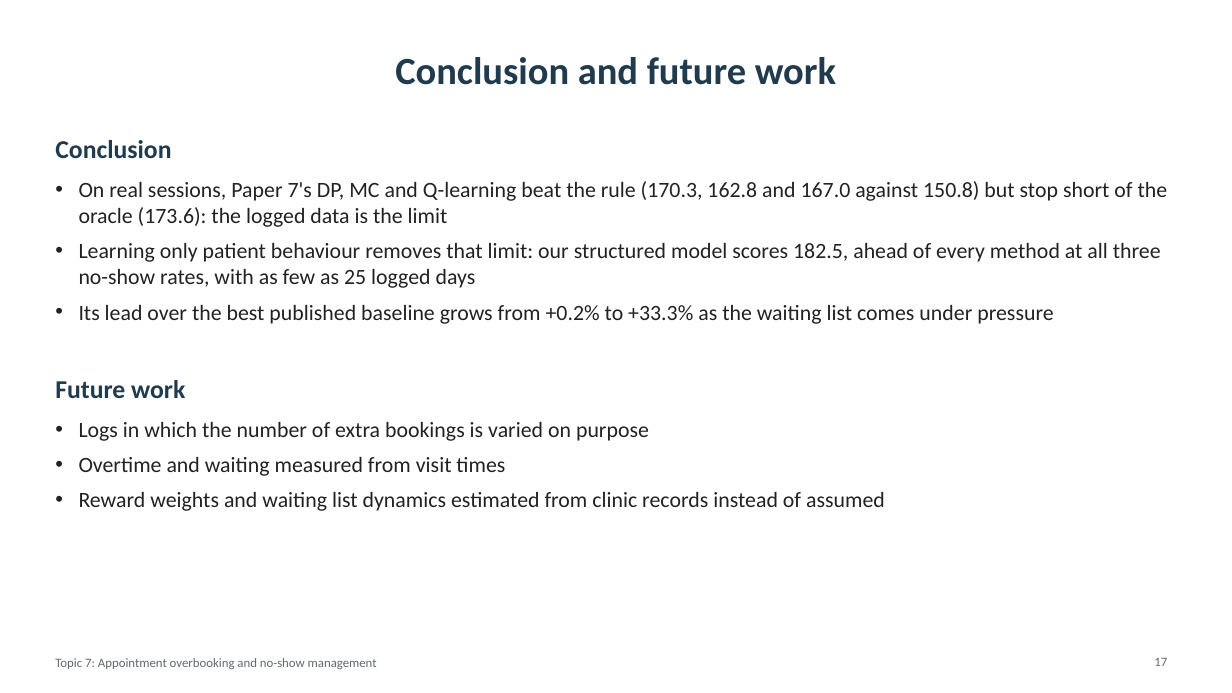
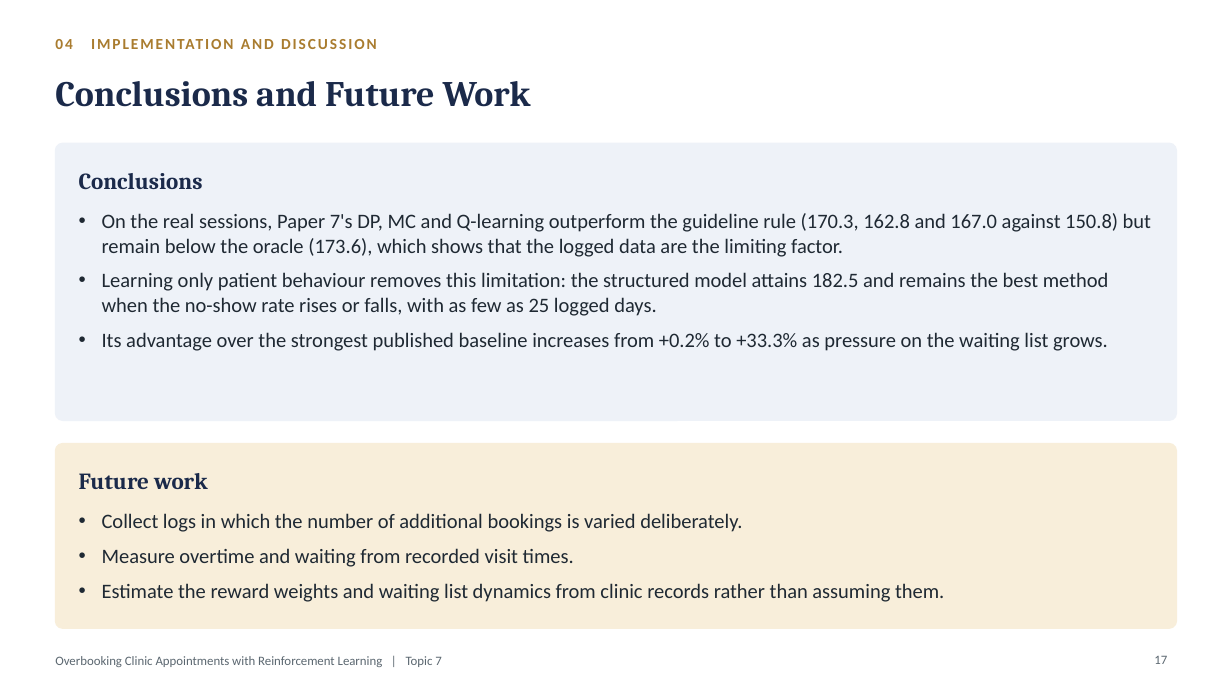
Before and after one commit to Nagasai-Datta/ml_lab, a slide deck: slide 17 of topic7/presentation/Topic7_Overbooking_Presentation.pptx. Drawn at 1232x693 pixels with LibreOffice and Linux fonts; fonts in the diff are those of the drawing. Boxes give left, top, right and bottom in pixels: in the first picture for what was removed or moved away, otherwise in the second. Text is boxed around its words. In the diff, an @@ line names an element or a change of style, - is before the commit and + after.

Commit message:
Presentation: formal wording and a new template

```diff
--- a/topic7/presentation/Topic7_Overbooking_Presentation.pptx
+++ b/topic7/presentation/Topic7_Overbooking_Presentation.pptx
@@ text added at bbox=[55, 39, 317, 107], 12 pt, text #A97C2F, bold @@
+04 IMPLEMENTATION AND DISCUSSION
@@ title at bbox=[55, 81, 531, 107]: text changed; size 30 to 28 pt; font Calibri to Cambria; text colour #1F3B4D to #1B2A4A @@
-Conclusion and future work
+Conclusions and Future Work
@@ text removed at bbox=[55, 140, 171, 158] @@
-Conclusion
@@ rounded rectangle added at bbox=[55, 143, 1177, 421], fill #EEF2F8, outline #EEF2F8 1 pt @@
@@ text added at bbox=[79, 173, 203, 190], 18 pt, text #1B2A4A, bold @@
+Conclusions
@@ text at bbox=[102, 213, 1151, 351]: text changed; size 17 to 16 pt; text colour #222222 to #1F2933 @@
-• On real sessions, Paper 7's DP, MC and Q-learning beat the rule (170.3, 162.8 and 167.0 against 150.8) but stop short of the oracle (173.6): the logged data is the limit
-• Learning only patient behaviour removes that limit: our structured model scores 182.5, ahead of every method at all three no-show rates, with as few as 25 logged days
-• Its lead over the best published baseline grows from +0.2% to +33.3% as the waiting list comes under pressure
+• On the real sessions, Paper 7's DP, MC and Q-learning outperform the guideline rule (170.3, 162.8 and 167.0 against 150.8) but remain below the oracle (173.6), which shows that the logged data are the limiting factor.
+• Learning only patient behaviour removes this limitation: the structured model attains 182.5 and remains the best method when the no-show rate rises or falls, with as few as 25 logged days.
+• Its advantage over the strongest published baseline increases from +0.2% to +33.3% as pressure on the waiting list grows.
@@ rounded rectangle added at bbox=[55, 444, 1177, 628], fill #F8EEDA, outline #F8EEDA 1 pt @@
@@ text "Future work": place and size @@
-text "Future work" at bbox=[55, 380, 185, 398]
+text "Future work" at bbox=[79, 473, 208, 489]
@@ text "Future work" at bbox=[79, 473, 208, 489]: size 20 to 18 pt, font Calibri to Cambria, text colour #1F3B4D to #1B2A4A @@
@@ text at bbox=[102, 513, 944, 602]: text changed; size 17 to 16 pt; text colour #222222 to #1F2933 @@
-• Logs in which the number of extra bookings is varied on purpose
-• Overtime and waiting measured from visit times
-• Reward weights and waiting list dynamics estimated from clinic records instead of assumed
+• Collect logs in which the number of additional bookings is varied deliberately.
+• Measure overtime and waiting from recorded visit times.
+• Estimate the reward weights and waiting list dynamics from clinic records rather than assuming them.
@@ text at bbox=[55, 656, 441, 667]: text changed; text colour #5F6B73 to #5B6770 @@
-Topic 7: Appointment overbooking and no-show management
+Overbooking Clinic Appointments with Reinforcement Learning | Topic 7
@@ page number at bbox=[1154, 656, 1167, 664]: text colour #5F6B73 to #5B6770 @@
```
Also in this commit, not shown: 19 other slides changed, 1 slide added, 1 slide removed, 1 other file.
